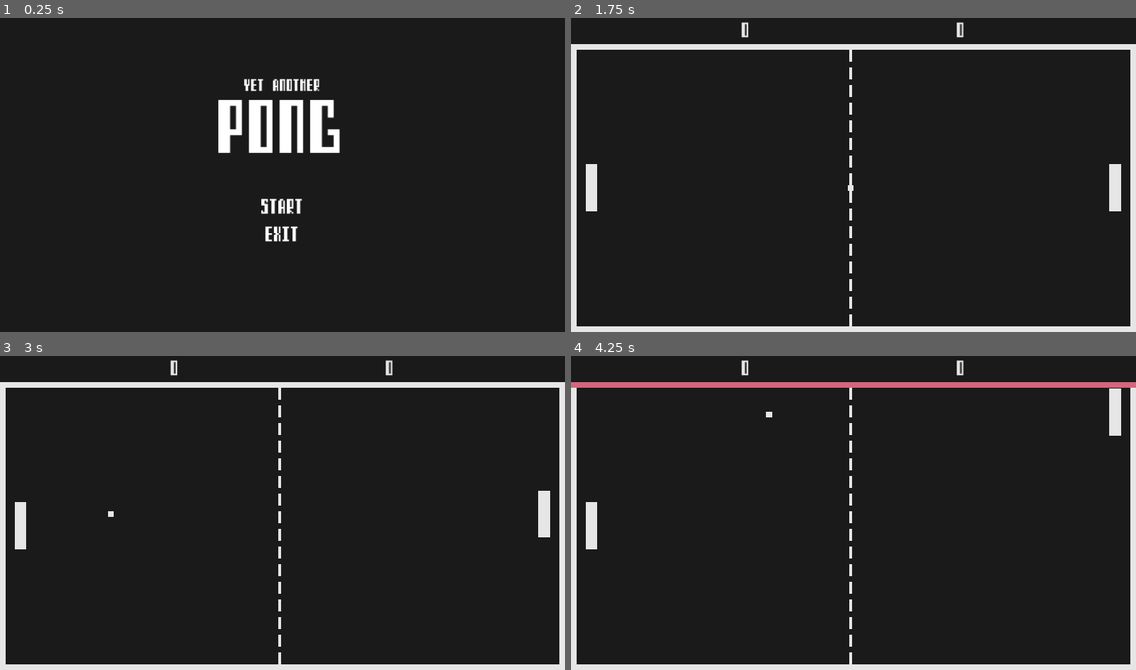
Above: before the commit, frames 1-4 (two rows, left to right).
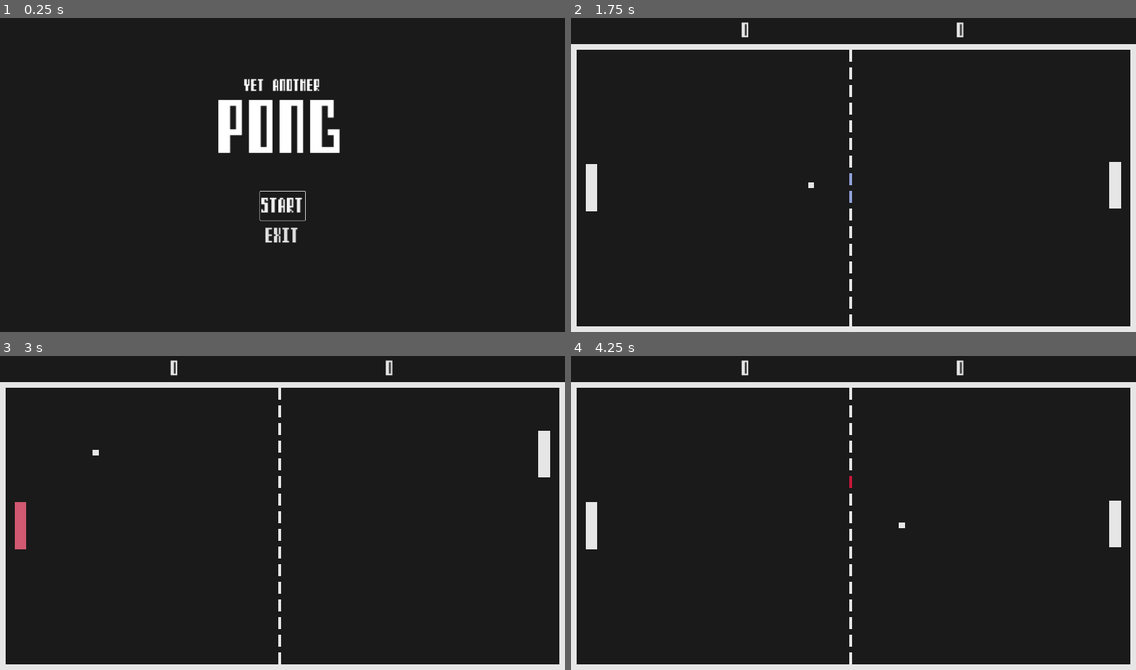
Above: after the commit, the same moments.

Repository: phss/godot-pong
Game: Godot game, scene res://src/main.tscn
The game is run twice, just before and just after one commit, with the same random seed, the same clock (stepped at 60 frames per second) and the same inputs.
Inputs (mouse positions are in pixels of both pictures, inside the frame that each line leads up to):
- Up to frame 1 (0.25 s): no input
- Up to frame 2 (1.75 s): click (853, 206) at 0.5 s, where only the run after the commit has a clickable "Start"; tap Enter (confirm, bound only before the commit) at 1.25 s; hold Enter (confirm, bound only before the commit) from 1.28 s (still down)
- Up to frame 3 (3 s): release Enter (confirm, bound only before the commit) at 2.03 s; tap Enter (confirm, bound only before the commit) at 2.1 s; hold Enter (confirm, bound only before the commit) from 2.78 s (still down)
- Up to frame 4 (4.25 s): release Enter (confirm, bound only before the commit) at 3.53 s; tap Enter (confirm, bound only before the commit) at 3.6 s

The runs differ from the first frame. In frame 1, 0.4% of the frame differs, in the area x 45-55%, y 55-72%; in frame 2, 0.1%; in frame 3, 1.0%; in frame 4, 2.5%, in the area x 0-100%, y 8-61%.

Commit message:
Add keyboard controls for menu

Diff:
--- a/project.godot
+++ b/project.godot
@@ -48,11 +48,6 @@
 "events": [Object(InputEventKey,"resource_local_to_scene":false,"resource_name":"","device":-1,"window_id":0,"alt_press …(182 unchanged characters)…
 ]
 }
-confirm={
-"deadzone": 0.5,
-"events": [Object(InputEventKey,"resource_local_to_scene":false,"resource_name":"","device":-1,"window_id":0,"alt_pressed":false,"shift_pressed":false,"ctrl_pressed":false,"meta_pressed":false,"pressed":false,"keycode":0,"physical_keycode":4194309,"key_label":0,"unicode":0,"echo":false,"script":null)
-]
-}
 
 [layer_names]
 
--- a/src/title/title.gd
+++ b/src/title/title.gd
@@ -1,6 +1,13 @@
 extends Node2D
 
 
-func _process(_delta):
-	if Input.is_action_pressed("confirm"):
-		Main.start_game()
+func _ready():
+	$UI/Options/Start.grab_focus()
+
+
+func _on_start_pressed():
+	Main.start_game()
+
+
+func _on_exit_pressed():
+	get_tree().quit()
--- a/src/title/title.tscn
+++ b/src/title/title.tscn
@@ -54,18 +54,17 @@
 grow_horizontal = 2
 grow_vertical = 2
 
-[node name="Start" type="Label" parent="UI/Options"]
+[node name="Start" type="Button" parent="UI/Options"]
 layout_mode = 2
 theme = ExtResource("2_117ge")
 theme_override_font_sizes/font_size = 50
 text = "Start"
-horizontal_alignment = 1
-vertical_alignment = 1
 
-[node name="Exit" type="Label" parent="UI/Options"]
+[node name="Exit" type="Button" parent="UI/Options"]
 layout_mode = 2
 theme = ExtResource("2_117ge")
 theme_override_font_sizes/font_size = 50
 text = "Exit"
-horizontal_alignment = 1
-vertical_alignment = 1
+
+[connection signal="pressed" from="UI/Options/Start" to="." method="_on_start_pressed"]
+[connection signal="pressed" from="UI/Options/Exit" to="." method="_on_exit_pressed"]
